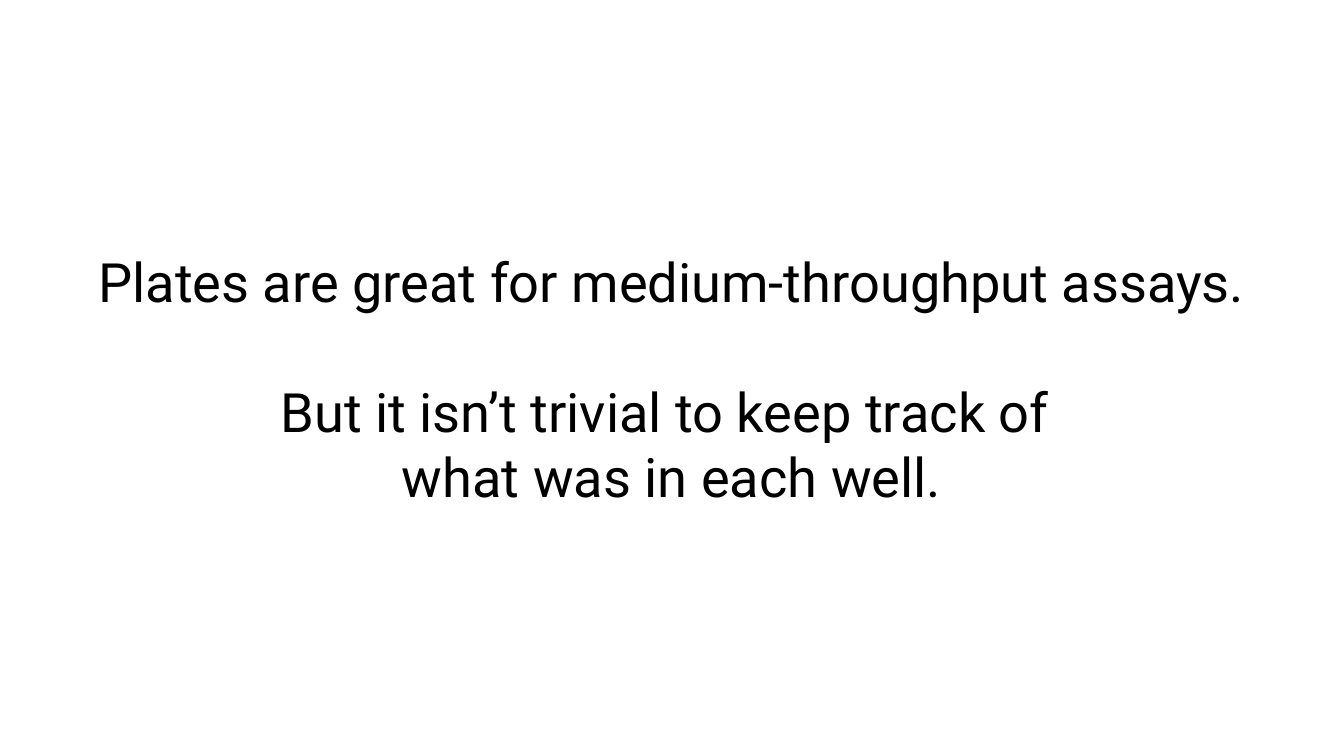
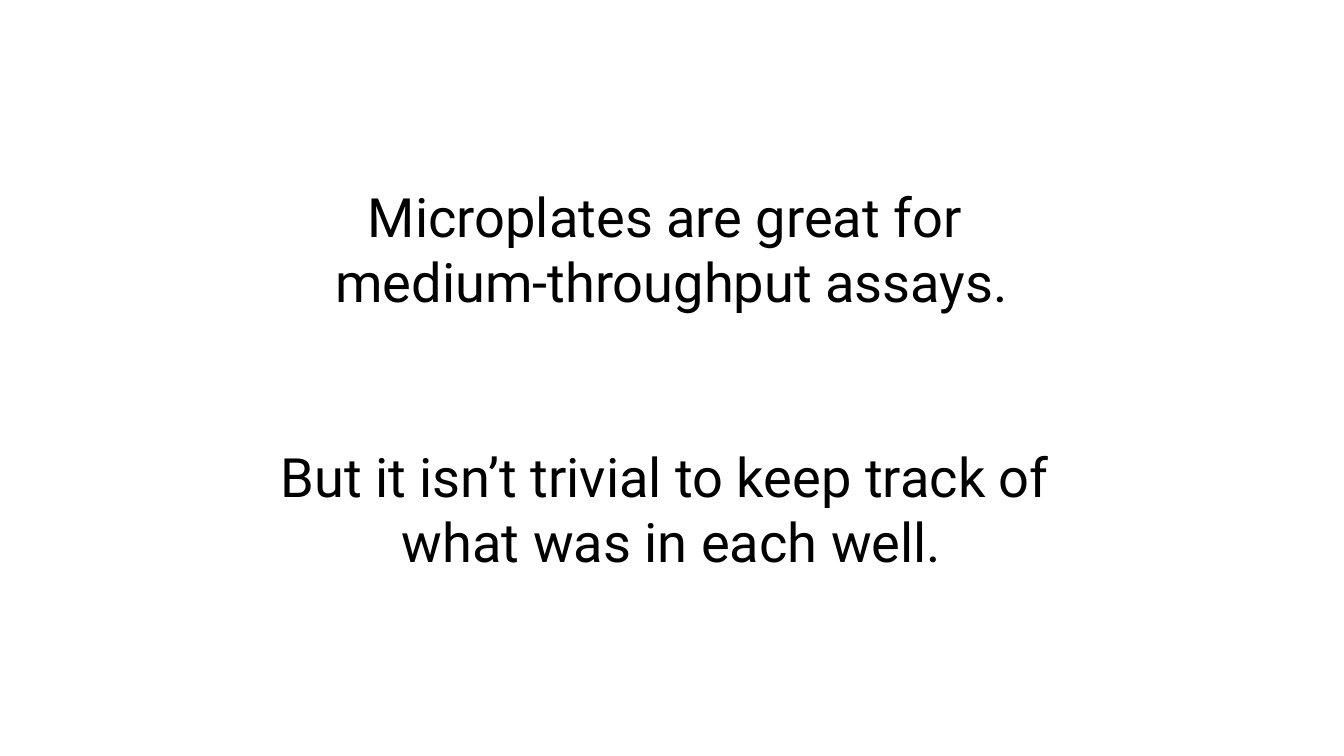
Before and after one commit to kalekundert/wellmap, a slide deck: slide 2 of docs/slides/wellmap_pitch.odp. Drawn at 1344x756 pixels with LibreOffice and Linux fonts; fonts in the diff are those of the drawing. Boxes give left, top, right and bottom in pixels: in the first picture for what was removed or moved away, otherwise in the second. Text is boxed around its words. In the diff, an @@ line names an element or a change of style, - is before the commit and + after.

```diff
--- a/docs/slides/wellmap_pitch.odp
+++ b/docs/slides/wellmap_pitch.odp
@@ subtitle at <box>335,195,1007,314</box>: text changed @@
-Plates are great for medium-throughput assays.
+Microplates are great for
+medium-throughput assays.
```
Also in this commit, not shown: 3 other slides changed, 1 slide added, 2 slides removed, 2 other files.
